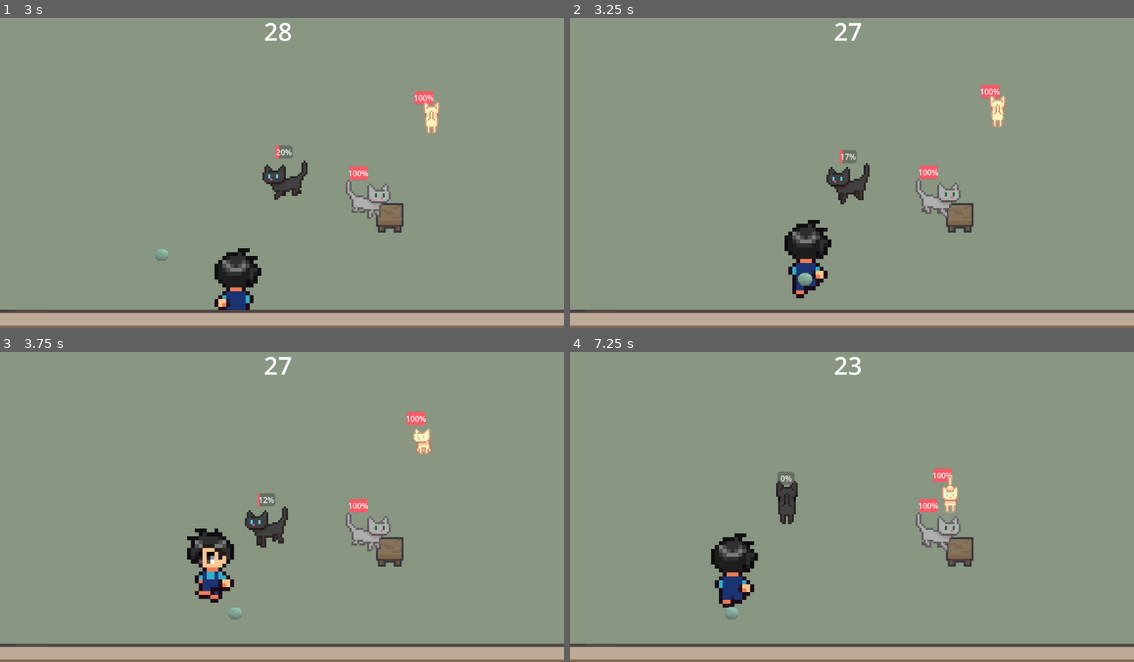
Above: before the commit, frames 1-4 (two rows, left to right).
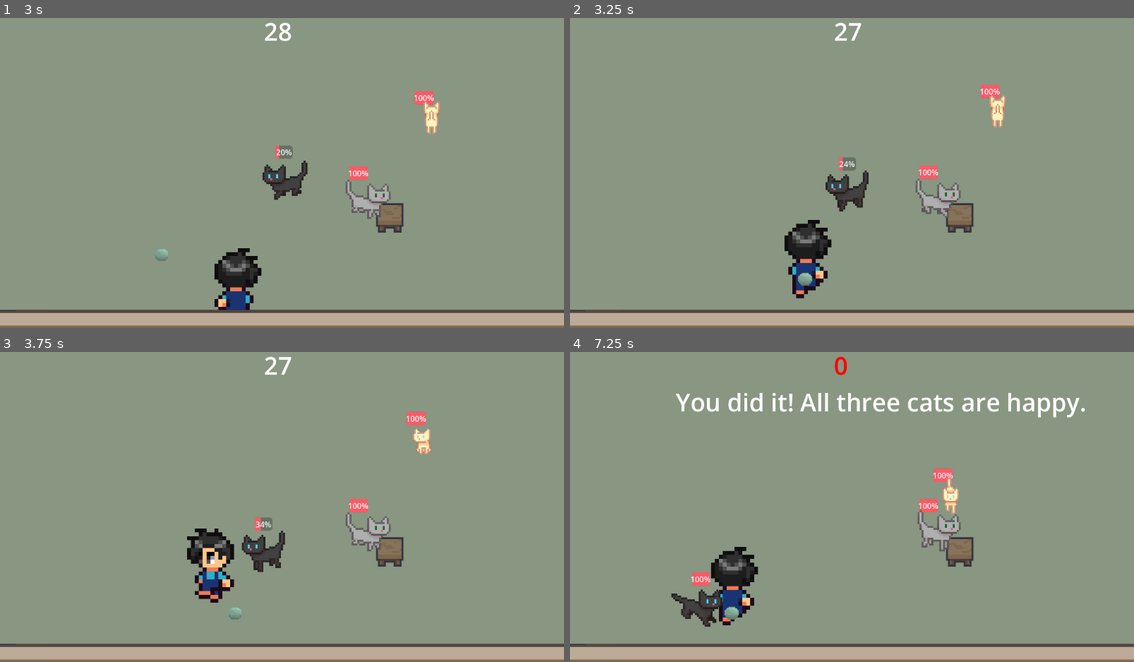
Above: after the commit, the same moments.

Repository: morgan-git/cat-herder
Game: Godot game, scene res://scenes/patio.tscn
Same seed, same stepped clock (60 frames per second), same inputs: the game is played once before the commit and once after it. Before the commit the project starts from res://patio.tscn.
Inputs:
- Up to frame 1 (3 s): tap Enter (ui_accept) at 0.5, 0.77, 1.52 s; hold Right (ui_right) 0.53-1.28 s; hold Down (ui_down) 1.28-2.03 s; hold Right (ui_right) 2.03-2.78 s; hold Up (ui_up) from 2.78 s (still down)
- Up to frame 2 (3.25 s): keep holding Up (ui_up); tap Enter (ui_accept) at 3.02 s
- Up to frame 3 (3.75 s): release Up (ui_up) at 3.53 s; hold Left (ui_left) from 3.53 s (still down)
- Up to frame 4 (7.25 s): tap Enter (ui_accept) at 3.77, 4.52, 6.02, 6.77 s; release Left (ui_left) at 5.03 s; hold Down (ui_down) 5.03-5.78 s; hold Right (ui_right) 5.78-6.53 s; hold Up (ui_up) from 6.53 s (still down)

Frame 1 is identical in both runs. In frame 2, 0.6% of the frame differs, in the area x 45-54%, y 42-63%; in frame 3, 1.1%; in frame 4, 4.8%, in the area x 17-92%, y 1-89%.

Commit message:
add cat pee animation when happiness drops too much. adding cat purrs when cats happiness increases

Diff:
--- a/project.godot
+++ b/project.godot
@@ -15,6 +15,10 @@
 config/features=PackedStringArray("4.4", "Mobile")
 config/icon="res://icon.svg"
 
+[autoload]
+
+GameEffects="*res://scripts/game_effects.gd"
+
 [dotnet]
 
 project/assembly_name="Cat Herder"
--- a/patio.tscn
+++ b/scenes/patio.tscn
@@ -1,113 +1,113 @@
 [gd_scene load_steps=149 format=3 uid="uid://bfyglm4vdabm"]
 
-[ext_resource type="Script" uid="uid://bd7bf05355eik" path="res://scripts/player.gd" id="1_43j51"]
-[ext_resource type="Script" uid="uid://c63qkccts8yr5" path="res://scripts/patio.gd" id="1_wo8bo"]
-[ext_resource type="Texture2D" uid="uid://dok4gme608l15" path="res://assets/maeve_farm_rpg/Character/Idle.png" id="2_mxu6m"]
-[ext_resource type="Texture2D" uid="uid://cywnk4cirved8" path="res://assets/Neko Cafe Asset Pack/neko-cafe-furnitures.png" id="3_rl1s1"]
-[ext_resource type="Texture2D" uid="uid://bw8r1gl5hj14c" path="res://assets/Neko Cafe Asset Pack/neko-cafe-tilemap.png" id="4_0l0qi"]
-[ext_resource type="Texture2D" uid="uid://di0u0bs83cevx" path="res://assets/maeve_farm_rpg/Character/Walk.png" id="4_bcrav"]
-[ext_resource type="Texture2D" uid="uid://cqjsejcy8c4gl" path="res://assets/CatRoomFree/Furnitures.png" id="4_mxu6m"]
-[ext_resource type="Texture2D" uid="uid://cno86gvj674ad" path="res://assets/cats/black_0.png" id="5_ren2i"]
-[ext_resource type="Script" uid="uid://c2r05vkl01un5" path="res://scripts/cat_1.gd" id="5_rupsg"]
-[ext_resource type="Script" uid="uid://7noq6o3pabb7" path="res://scripts/cat_2.gd" id="7_8kc7v"]
-[ext_resource type="Texture2D" uid="uid://dv7ma64xtnycr" path="res://assets/cats/black_1.png" id="8_0l0qi"]
-[ext_resource type="Script" uid="uid://baryvtdkevjc6" path="res://scripts/cat_3.gd" id="9_rupsg"]
-[ext_resource type="Texture2D" uid="uid://lrpqforvq7vx" path="res://assets/cats/creme_0.png" id="10_0l0qi"]
-[ext_resource type="Texture2D" uid="uid://bwrgmmib8ffle" path="res://assets/cats/grey_0.png" id="10_8kc7v"]
+[ext_resource type="Script" uid="uid://c63qkccts8yr5" path="res://scripts/patio.gd" id="1_h0b11"]
+[ext_resource type="Script" uid="uid://bd7bf05355eik" path="res://scripts/player.gd" id="2_cjfhq"]
+[ext_resource type="Texture2D" uid="uid://dok4gme608l15" path="res://assets/maeve_farm_rpg/Character/Idle.png" id="3_tmlk6"]
+[ext_resource type="Texture2D" uid="uid://di0u0bs83cevx" path="res://assets/maeve_farm_rpg/Character/Walk.png" id="4_asxy1"]
+[ext_resource type="Texture2D" uid="uid://bw8r1gl5hj14c" path="res://assets/Neko Cafe Asset Pack/neko-cafe-tilemap.png" id="5_6n1gi"]
+[ext_resource type="Texture2D" uid="uid://cywnk4cirved8" path="res://assets/Neko Cafe Asset Pack/neko-cafe-furnitures.png" id="6_4nh8q"]
+[ext_resource type="Texture2D" uid="uid://cqjsejcy8c4gl" path="res://assets/CatRoomFree/Furnitures.png" id="7_fig74"]
+[ext_resource type="Script" uid="uid://c2r05vkl01un5" path="res://scripts/cat_1.gd" id="8_mxtma"]
+[ext_resource type="Texture2D" uid="uid://dv7ma64xtnycr" path="res://assets/cats/black_1.png" id="9_pbytk"]
+[ext_resource type="Texture2D" uid="uid://cno86gvj674ad" path="res://assets/cats/black_0.png" id="10_lfmyj"]
+[ext_resource type="Script" uid="uid://7noq6o3pabb7" path="res://scripts/cat_2.gd" id="11_65lqi"]
+[ext_resource type="Texture2D" uid="uid://lrpqforvq7vx" path="res://assets/cats/creme_0.png" id="12_1j5xr"]
+[ext_resource type="Script" uid="uid://baryvtdkevjc6" path="res://scripts/cat_3.gd" id="13_p2682"]
+[ext_resource type="Texture2D" uid="uid://bwrgmmib8ffle" path="res://assets/cats/grey_0.png" id="14_qwprf"]
 
 [sub_resource type="RectangleShape2D" id="RectangleShape2D_ou2u5"]
 size = Vector2(15.5, 21.75)
 
 [sub_resource type="AtlasTexture" id="AtlasTexture_uryku"]
-atlas = ExtResource("2_mxu6m")
+atlas = ExtResource("3_tmlk6")
 region = Rect2(0, 64, 32, 32)
 
 [sub_resource type="AtlasTexture" id="AtlasTexture_xqn7m"]
-atlas = ExtResource("2_mxu6m")
+atlas = ExtResource("3_tmlk6")
 region = Rect2(32, 64, 32, 32)
 
 [sub_resource type="AtlasTexture" id="AtlasTexture_sc8fc"]
-atlas = ExtResource("2_mxu6m")
+atlas = ExtResource("3_tmlk6")
 region = Rect2(64, 64, 32, 32)
 
 [sub_resource type="AtlasTexture" id="AtlasTexture_int0l"]
-atlas = ExtResource("2_mxu6m")
+atlas = ExtResource("3_tmlk6")
 region = Rect2(96, 64, 32, 32)
 
 [sub_resource type="AtlasTexture" id="AtlasTexture_kl0ap"]
-atlas = ExtResource("4_bcrav")
+atlas = ExtResource("4_asxy1")
 region = Rect2(0, 64, 32, 32)
 
 [sub_resource type="AtlasTexture" id="AtlasTexture_jmsg8"]
-atlas = ExtResource("4_bcrav")
+atlas = ExtResource("4_asxy1")
 region = Rect2(32, 64, 32, 32)
 
 [sub_resource type="AtlasTexture" id="AtlasTexture_7v7cj"]
-atlas = ExtResource("4_bcrav")
+atlas = ExtResource("4_asxy1")
 region = Rect2(64, 64, 32, 32)
 
 [sub_resource type="AtlasTexture" id="AtlasTexture_i67lh"]
-atlas = ExtResource("4_bcrav")
+atlas = ExtResource("4_asxy1")
 region = Rect2(96, 64, 32, 32)
 
 [sub_resource type="AtlasTexture" id="AtlasTexture_wb3hq"]
-atlas = ExtResource("4_bcrav")
+atlas = ExtResource("4_asxy1")
 region = Rect2(128, 64, 32, 32)
 
 [sub_resource type="AtlasTexture" id="AtlasTexture_syhd7"]
-atlas = ExtResource("4_bcrav")
+atlas = ExtResource("4_asxy1")
 region = Rect2(160, 64, 32, 32)
 
 [sub_resource type="AtlasTexture" id="AtlasTexture_1j0yi"]
-atlas = ExtResource("4_bcrav")
+atlas = ExtResource("4_asxy1")
 region = Rect2(0, 0, 32, 32)
 
 [sub_resource type="AtlasTexture" id="AtlasTexture_ir2ly"]
-atlas = ExtResource("4_bcrav")
+atlas = ExtResource("4_asxy1")
 region = Rect2(32, 0, 32, 32)
 
 [sub_resource type="AtlasTexture" id="AtlasTexture_ysanm"]
-atlas = ExtResource("4_bcrav")
+atlas = ExtResource("4_asxy1")
 region = Rect2(64, 0, 32, 32)
 
 [sub_resource type="AtlasTexture" id="AtlasTexture_so8wu"]
-atlas = ExtResource("4_bcrav")
+atlas = ExtResource("4_asxy1")
 region = Rect2(96, 0, 32, 32)
 
 [sub_resource type="AtlasTexture" id="AtlasTexture_tcxj3"]
-atlas = ExtResource("4_bcrav")
+atlas = ExtResource("4_asxy1")
 region = Rect2(128, 0, 32, 32)
 
 [sub_resource type="AtlasTexture" id="AtlasTexture_g2bwe"]
-atlas = ExtResource("4_bcrav")
+atlas = ExtResource("4_asxy1")
 region = Rect2(160, 0, 32, 32)
 
 [sub_resource type="AtlasTexture" id="AtlasTexture_31dub"]
-atlas = ExtResource("4_bcrav")
+atlas = ExtResource("4_asxy1")
 region = Rect2(0, 32, 32, 32)
 
 [sub_resource type="AtlasTexture" id="AtlasTexture_kpdi1"]
-atlas = ExtResource("4_bcrav")
+atlas = ExtResource("4_asxy1")
 region = Rect2(32, 32, 32, 32)
 
 [sub_resource type="AtlasTexture" id="AtlasTexture_063a7"]
-atlas = ExtResource("4_bcrav")
+atlas = ExtResource("4_asxy1")
 region = Rect2(64, 32, 32, 32)
 
 [sub_resource type="AtlasTexture" id="AtlasTexture_dpiy3"]
-atlas = ExtResource("4_bcrav")
+atlas = ExtResource("4_asxy1")
 region = Rect2(96, 32, 32, 32)
 
 [sub_resource type="AtlasTexture" id="AtlasTexture_m5c16"]
-atlas = ExtResource("4_bcrav")
+atlas = ExtResource("4_asxy1")
 region = Rect2(128, 32, 32, 32)
 
 [sub_resource type="AtlasTexture" id="AtlasTexture_x2mcw"]
-atlas = ExtResource("4_bcrav")
+atlas = ExtResource("4_asxy1")
 region = Rect2(160, 32, 32, 32)
 
 [sub_resource type="AtlasTexture" id="AtlasTexture_genit"]
-atlas = ExtResource("2_mxu6m")
+atlas = ExtResource("3_tmlk6")
 region = Rect2(32, 0, 32, 32)
 
 [sub_resource type="SpriteFrames" id="SpriteFrames_0lxku"]
--- /dev/null
+++ b/scenes/puddle.tscn
@@ -0,0 +1,49 @@
+[gd_scene load_steps=7 format=3 uid="uid://hd3jos264tim"]
+
+[ext_resource type="Texture2D" uid="uid://bk3ysleeuro0y" path="res://assets/custom/other/catpeesprite.png" id="1_sj7di"]
+
+[sub_resource type="AtlasTexture" id="AtlasTexture_qlq6d"]
+atlas = ExtResource("1_sj7di")
+region = Rect2(0, 0, 768, 512)
+
+[sub_resource type="AtlasTexture" id="AtlasTexture_s8xbh"]
+atlas = ExtResource("1_sj7di")
+region = Rect2(768, 0, 768, 512)
+
+[sub_resource type="AtlasTexture" id="AtlasTexture_i64cl"]
+atlas = ExtResource("1_sj7di")
+region = Rect2(0, 512, 768, 512)
+
+[sub_resource type="AtlasTexture" id="AtlasTexture_h42jt"]
+atlas = ExtResource("1_sj7di")
+region = Rect2(768, 512, 768, 512)
+
+[sub_resource type="SpriteFrames" id="SpriteFrames_ksxtr"]
+animations = [{
+"frames": [{
+"duration": 1.0,
+"texture": SubResource("AtlasTexture_qlq6d")
+}, {
+"duration": 1.0,
+"texture": SubResource("AtlasTexture_s8xbh")
+}, {
+"duration": 1.0,
+"texture": SubResource("AtlasTexture_i64cl")
+}, {
+"duration": 1.0,
+"texture": SubResource("AtlasTexture_h42jt")
+}],
+"loop": true,
+"name": &"appear",
+"speed": 5.0
+}, {
+"frames": [],
+"loop": true,
+"name": &"default",
+"speed": 5.0
+}]
+
+[node name="Puddle" type="AnimatedSprite2D"]
+scale = Vector2(0.5, 0.5)
+sprite_frames = SubResource("SpriteFrames_ksxtr")
+animation = &"appear"
--- a/scripts/cat_1.gd
+++ b/scripts/cat_1.gd
@@ -1,17 +1,39 @@
 extends Cat
 
-const DETECTION_RADIUS = 550.0
-const HAPPINESS_RADIUS = 150.0
+const ENTER_RADIUS = 250.0
+const EXIT_RADIUS = 300.0
+const ARRIVE_ENTER = 20.0
+const ARRIVE_EXIT = 35.0
 
 @export var yarn_ball_path: NodePath
 var yarn_ball: Node2D
+var has_arrived: bool = false
 
 func _ready() -> void:
 	yarn_ball = get_node(yarn_ball_path)
 	super._ready()
 
 func check_satisfied() -> bool:
-	return global_position.distance_to(yarn_ball.global_position) <= HAPPINESS_RADIUS
+	var distance = global_position.distance_to(yarn_ball.global_position)
+	if state == State.SATISFIED:
+		return distance <= EXIT_RADIUS
+	else:
+		return distance <= ENTER_RADIUS
+
+func _update_arrival() -> void:
+	var distance = global_position.distance_to(yarn_ball.global_position)
+	if has_arrived:
+		has_arrived = distance < ARRIVE_EXIT
+	else:
+		has_arrived = distance < ARRIVE_ENTER
 
 func get_satisfied_direction() -> Vector2:
+	_update_arrival()
+	if has_arrived:
+		return Vector2.ZERO
 	return (yarn_ball.global_position - global_position).normalized()
+
+func get_satisfied_animation() -> String:
+	if has_arrived:
+		return "Sit"
+	return "Running"
--- a/scripts/cat_base.gd
+++ b/scripts/cat_base.gd
@@ -36,6 +36,7 @@
 
 	happiness = clamp(happiness, 0.0, 100.0)
 	happiness_bar.value = happiness
+	_check_happiness_events(delta)
 
 	move_and_slide()
 
@@ -82,9 +83,34 @@
 	if animated_sprite.animation != anim_name or not animated_sprite.is_playing():
 		animated_sprite.play(anim_name)
 
+const PURR_THRESHOLD = 80.0
+const LOW_HAPPINESS_THRESHOLD = 20.0
+const LOW_HAPPINESS_ACCIDENT_TIME = 5.0
+
+var has_purred: bool = false
+var has_had_accident: bool = false
+var low_happiness_timer: float = 0.0
+
 func _on_timer_timeout() -> void:
 	var random_offset = Vector2(randf_range(-100, 100), randf_range(-100, 100))
 	wander_target = global_position + random_offset
+
+func _check_happiness_events(delta: float) -> void:
+	if happiness >= PURR_THRESHOLD and not has_purred:
+		GameEffects.play_purr(global_position)
+		has_purred = true
+	elif happiness < PURR_THRESHOLD:
+		has_purred = false
+
+	if happiness < LOW_HAPPINESS_THRESHOLD:
+		low_happiness_timer += delta
+		if low_happiness_timer >= LOW_HAPPINESS_ACCIDENT_TIME and not has_had_accident:
+			GameEffects.play_accident(global_position)
+			GameEffects.spawn_puddle(global_position, get_parent())
+			has_had_accident = true
+	else:
+		low_happiness_timer = 0.0
+		has_had_accident = false
 
 # Override in each subclass: return true when this cat's specific
 # happy condition is met.
--- /dev/null
+++ b/scripts/game_effects.gd
@@ -0,0 +1,45 @@
+extends Node
+
+# Preload the shared sound files once, globally. Both point at the same
+# file for now since only one sound exists yet, update ACCIDENT_SOUND
+# once a separate file is available.
+const PURR_SOUND = preload("res://assets/sounds/catpurring.mp3")
+const ACCIDENT_SOUND = preload("res://assets/sounds/catpurring.mp3")
+const PUDDLE_SCENE = preload("res://scenes/puddle.tscn")
+
+var _active_players: Array[AudioStreamPlayer2D] = []
+
+func play_purr(at_position: Vector2) -> void:
+	_play_sound(PURR_SOUND, at_position)
+
+func play_accident(at_position: Vector2) -> void:
+	_play_sound(ACCIDENT_SOUND, at_position)
+
+func spawn_puddle(at_position: Vector2, parent: Node) -> void:
+	var puddle = PUDDLE_SCENE.instantiate()
+	parent.add_child(puddle)
+	puddle.global_position = at_position
+
+# Stops and removes every currently playing sound immediately. Call this
+# when the game round ends so nothing keeps playing over a paused scene.
+func stop_all_sounds() -> void:
+	for player in _active_players:
+		if is_instance_valid(player):
+			player.stop()
+			player.queue_free()
+	_active_players.clear()
+
+# Creates a temporary, throwaway AudioStreamPlayer2D for one sound, then
+# frees itself when done. This lets multiple cats play the same sound at
+# the same time without needing their own dedicated player node.
+func _play_sound(stream: AudioStream, at_position: Vector2) -> void:
+	var player = AudioStreamPlayer2D.new()
+	player.stream = stream
+	player.global_position = at_position
+	get_tree().current_scene.add_child(player)
+	player.play()
+	_active_players.append(player)
+	player.finished.connect(func():
+		_active_players.erase(player)
+		player.queue_free()
+	)
--- a/scripts/patio.gd
+++ b/scripts/patio.gd
@@ -36,10 +36,11 @@
 
 func _end_game(won: bool) -> void:
 	game_timer.stop()
+	GameEffects.stop_all_sounds()
 	if won:
 		result_label.text = "You did it! All three cats are happy."
 	else:
-		result_label.text = "UH OH! Someone's not happy.\n Press Space to try again."
+		result_label.text = "Try again, someone's not happy."
 	result_label.visible = true
 	get_tree().paused = true
 
Binary file added: assets/custom/other/catpeesprite.png
Not shown, added: assets/custom/other/catpeesprite.png.import
Not shown, added: assets/sounds/catpurring.mp3.import
Not shown: 11 places in scenes/patio.tscn that only renumber resources
Not shown, added: scripts/game_effects.gd.uid
Not shown, changed: assets/.DS_Store
Not shown, added: assets/sounds/catpurring.mp3
